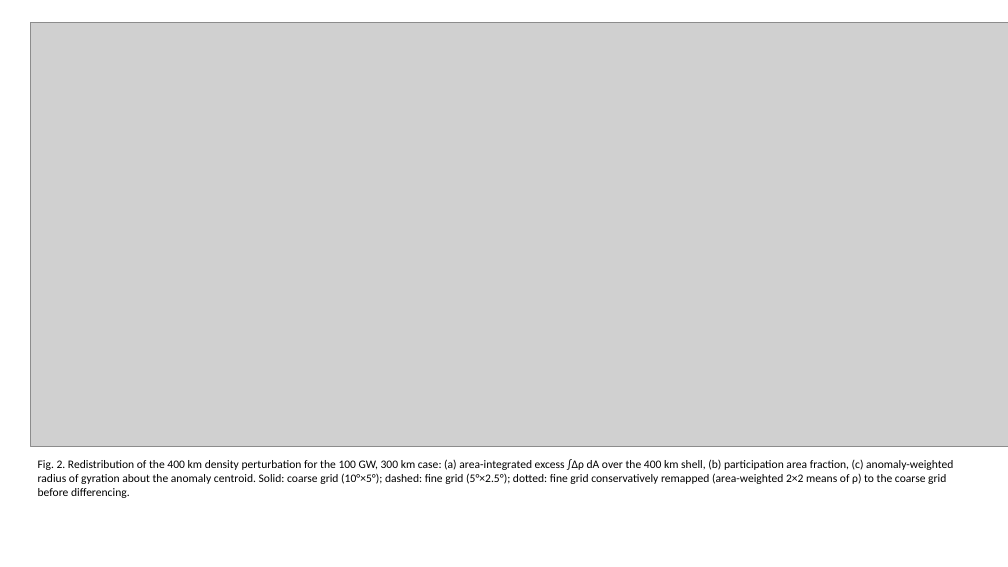
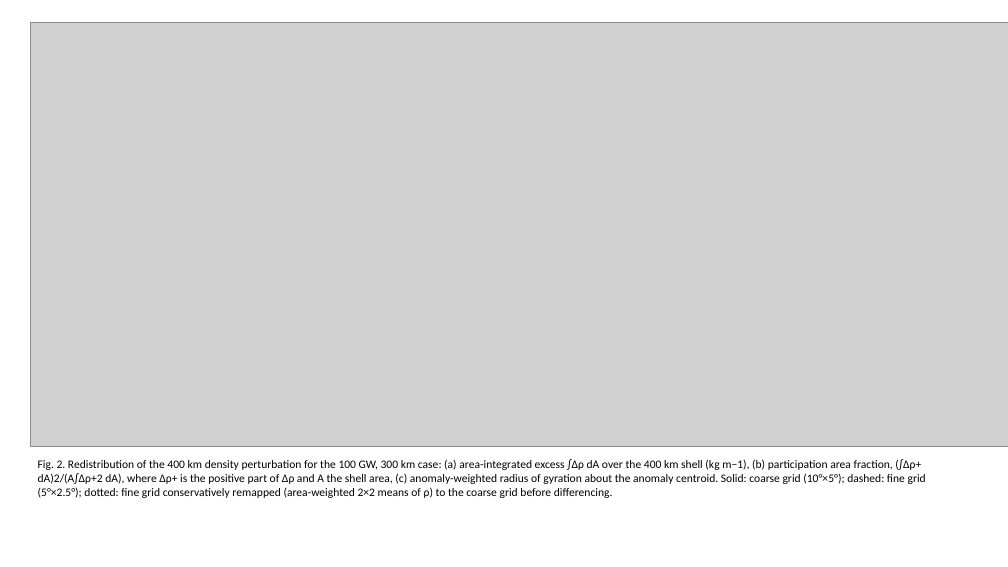
Before and after one commit to bougtoir/thermosphere-debris-selective-decay, a slide deck: slide 2 of manuscript/physical/figures.pptx. Drawn at 1008x567 pixels with LibreOffice and Linux fonts; fonts in the diff are those of the drawing; grey boxes stand for pictures. Boxes give left, top, right and bottom in pixels: in the first picture for what was removed or moved away, otherwise in the second. Text is boxed around its words. In the diff, an @@ line names an element or a change of style, - is before the commit and + after.

```diff
--- a/manuscript/physical/figures.pptx
+++ b/manuscript/physical/figures.pptx
@@ text at (38,459,926,498): text changed @@
-Fig. 2. Redistribution of the 400 km density perturbation for the 100 GW, 300 km case: (a) area-integrated excess ∫Δρ dA over the 400 km shell, (b) participation area fraction, (c) anomaly-weighted radius of gyration about the anomaly centroid. Solid: coarse grid (10°×5°); dashed: fine grid (5°×2.5°); dotted: fine grid conservatively remapped (area-weighted 2×2 means of ρ) to the coarse grid before differencing.
+Fig. 2. Redistribution of the 400 km density perturbation for the 100 GW, 300 km case: (a) area-integrated excess ∫Δρ dA over the 400 km shell (kg m−1), (b) participation area fraction, (∫Δρ+ dA)2/(A∫Δρ+2 dA), where Δρ+ is the positive part of Δρ and A the shell area, (c) anomaly-weighted radius of gyration about the anomaly centroid. Solid: coarse grid (10°×5°); dashed: fine grid (5°×2.5°); dotted: fine grid conservatively remapped (area-weighted 2×2 means of ρ) to the coarse grid before differencing.
```
Also in this commit, not shown: 4 other slides changed, 29 other files.
